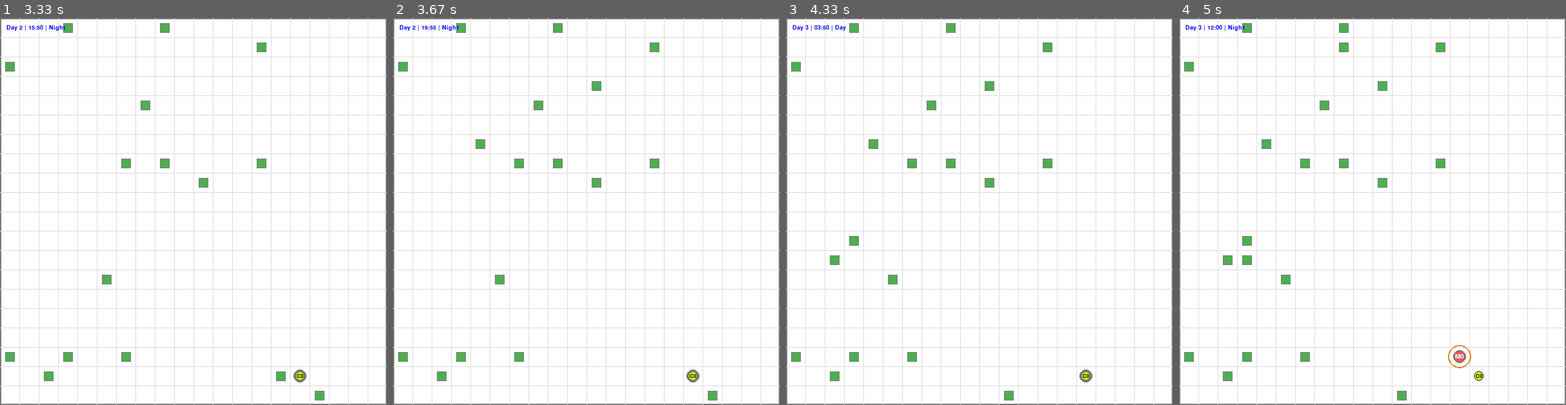
Above: before the commit, frames 1-4 (left to right).
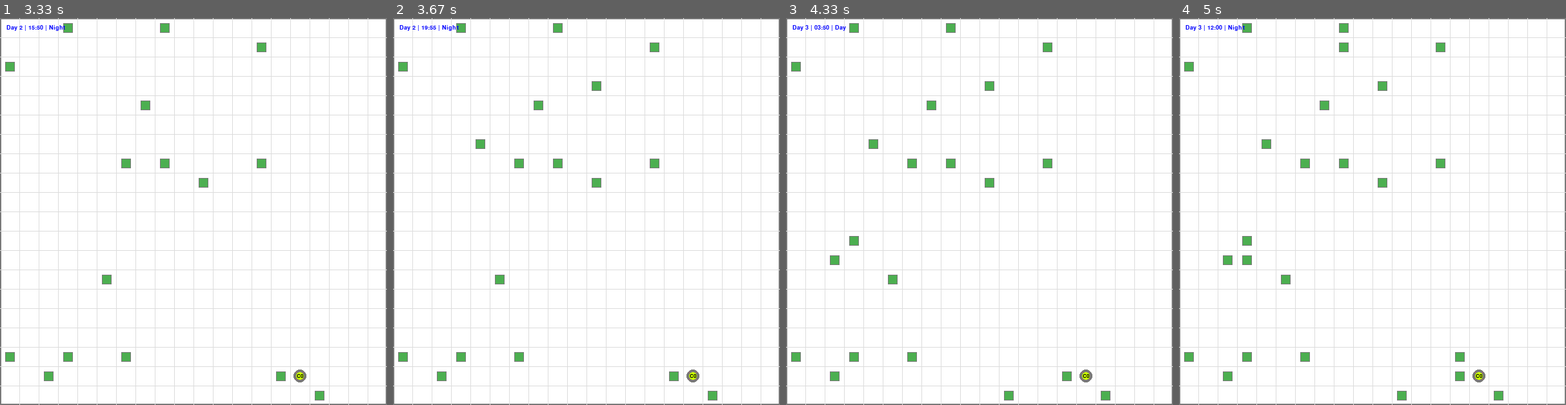
Above: after the commit, the same moments.

Repository: boannas/Senior_thesis
Game: pygame game, started from run_gridworld.py
Same seed, same stepped clock (60 frames per second), same inputs: the game is played once before the commit and once after it.
Inputs:
- Up to frame 1 (3.33 s): tap Enter at 0.33 s; tap Space at 1.67, 2.07, 2.37, 2.57, 2.9, 3.2 s
- Up to frame 2 (3.67 s): tap Space at 3.4 s
- Up to frame 3 (4.33 s): tap Space at 3.7, 3.97, 4.3 s
- Up to frame 4 (5 s): tap Space at 4.6, 4.73 s

Frame 1 is identical in both runs. In frame 2, less than 0.1% of the frame differs, in the area x 71-74%, y 91-94%; in frame 3, 0.1%; in frame 4, 0.3%, in the area x 69-84%, y 84-99%.

Commit message:
add passive survival lower bound and world rules
child died from hunger within 1000 ticks
mother died from loss energy within 2000 ticks

Diff:
--- /dev/null
+++ b/baseline_passive_lower_bound.py
@@ -0,0 +1,189 @@
+"""
+PASSIVE SURVIVAL LOWER BOUND (World difficulty floor)
+=====================================================
+
+Purpose
+-------
+Estimate how long mother/child survive if the mother does *nothing*:
+- no movement
+- no actions (no forage, no care, no protect)
+
+This gives a "world rule" lower bound that any mechanism should beat.
+
+Implementation note
+-------------------
+We force passivity by setting mother.fatigue >= 90 every tick. In
+`core/policies/mother.py`, this causes the mother to stay in place and
+skip action selection.
+
+Output
+------
+Writes CSV to: test_results/passive_lower_bound/
+"""
+
+import os
+import csv
+import numpy as np
+from datetime import datetime
+
+from core.world import World
+from core.seed import init_seed
+
+
+# ============================================================================
+# CONFIGURATION (edit these to match your ecology regime)
+# ============================================================================
+NUM_REPLICATES = 50
+MAX_TICKS = 10000
+
+GRID_W = 20
+GRID_H = 20
+NUM_MOTHERS = 1
+NUM_CHILDREN = 1
+NUM_THREATS = 0
+
+FOOD_AT_START = 0
+# Disable food spawning for passive baseline. If food spawns but mother never acts,
+# the grid can fill with uneaten food and end the simulation for the wrong reason.
+FOOD_SPAWN_INTERVAL = 30
+FOOD_SPAWN_N = 1
+
+DAY_STEP = 100
+SEED_BASE = 1000
+
+OUTPUT_DIR = "test_results/passive_lower_bound"
+os.makedirs(OUTPUT_DIR, exist_ok=True)
+
+
+def _random_positions(rng, n, w, h):
+    return [(int(rng.randint(0, w)), int(rng.randint(0, h))) for _ in range(n)]
+
+
+def run_single_replicate(replicate_id: int, seed: int):
+    init_seed(seed)
+    rng = np.random.RandomState(seed)
+
+    mother_starts = _random_positions(rng, NUM_MOTHERS, GRID_W, GRID_H)
+    child_start = _random_positions(rng, NUM_CHILDREN, GRID_W, GRID_H)
+    threat_starts = _random_positions(rng, NUM_THREATS, GRID_W, GRID_H)
+    food_positions = _random_positions(rng, FOOD_AT_START, GRID_W, GRID_H)
+
+    world = World(
+        grid_w=GRID_W,
+        grid_h=GRID_H,
+        mother_starts=mother_starts,
+        child_start=child_start,
+        food_positions=food_positions,
+        threat_starts=threat_starts,
+        seed=seed,
+        day_step=DAY_STEP,
+        plasticity_rule=None,  # learning off (passive baseline)
+        food_spawn_interval=FOOD_SPAWN_INTERVAL,
+        food_spawn_n=FOOD_SPAWN_N,
+        use_fixed_weights=True,  # doesn't matter; mother won't act
+    )
+    world.passive_mothers = False
+
+    mother = world.mothers[0] if world.mothers else None
+    child = world.children[0] if world.children else None
+
+    mother_death_tick = None
+    child_death_tick = None
+
+    for tick in range(MAX_TICKS):
+        world.step()
+        if child is not None and child_death_tick is None and (not child.is_alive()):
+            child_death_tick = tick
+        if mother is not None and mother_death_tick is None and (not mother.is_alive()):
+            mother_death_tick = tick
+
+        if (child_death_tick is not None) and (mother_death_tick is not None):
+            break
+
+    # If still alive at end, treat as right-censored at MAX_TICKS
+    if child is not None and child_death_tick is None and child.is_alive():
+        child_death_tick = MAX_TICKS
+    if mother is not None and mother_death_tick is None and mother.is_alive():
+        mother_death_tick = MAX_TICKS
+
+    return {
+        "replicate": replicate_id,
+        "seed": seed,
+        "max_ticks": MAX_TICKS,
+        "child_death_tick": child_death_tick,
+        "mother_death_tick": mother_death_tick,
+        "child_alive_end": bool(child.is_alive()) if child is not None else False,
+        "mother_alive_end": bool(mother.is_alive()) if mother is not None else False,
+        "final_child_injury": float(getattr(child, "injury", 0.0)) if child is not None else 0.0,
+        "final_child_hunger": float(getattr(child, "hunger", 0.0)) if child is not None else 0.0,
+        "final_mother_energy": float(getattr(mother, "energy", 0.0)) if mother is not None else 0.0,
+    }
+
+
+def main():
+    print("=" * 70)
+    print("PASSIVE SURVIVAL LOWER BOUND")
+    print("=" * 70)
+    print(f"Replicates: {NUM_REPLICATES}")
+    print(f"Max ticks: {MAX_TICKS}")
+    print(f"Grid: {GRID_W}x{GRID_H}")
+    print(f"Threats: {NUM_THREATS}, Food at start: {FOOD_AT_START}")
+    print(f"Output: {OUTPUT_DIR}")
+    print("=" * 70)
+
+    rows = []
+    for rid in range(1, NUM_REPLICATES + 1):
+        seed = SEED_BASE + rid
+        print(f"Running {rid}/{NUM_REPLICATES} (seed={seed})...", end=" ", flush=True)
+        try:
+            r = run_single_replicate(rid, seed)
+            rows.append(r)
+            print(f"child_death={r['child_death_tick']}, mother_death={r['mother_death_tick']}")
+        except Exception as e:
+            import traceback
+            print(f"ERROR: {e}")
+            traceback.print_exc()
+
+    if not rows:
+        print("No results generated.")
+        return
+
+    csv_path = os.path.join(OUTPUT_DIR, "passive_lower_bound_replicates.csv")
+    with open(csv_path, "w", newline="", encoding="utf-8") as f:
+        w = csv.DictWriter(f, fieldnames=list(rows[0].keys()))
+        w.writeheader()
+        w.writerows(rows)
+    print(f"\nWrote CSV: {csv_path}")
+
+    child_deaths = np.array([r["child_death_tick"] for r in rows], dtype=float)
+    mother_deaths = np.array([r["mother_death_tick"] for r in rows], dtype=float)
+
+    def _summary(arr):
+        return float(np.mean(arr)), float(np.std(arr)), float(np.median(arr))
+
+    c_mean, c_std, c_med = _summary(child_deaths)
+    m_mean, m_std, m_med = _summary(mother_deaths)
+
+    print("\n" + "=" * 70)
+    print("SUMMARY")
+    print("=" * 70)
+    print(f"Child time-to-death:  mean={c_mean:.1f}, std={c_std:.1f}, median={c_med:.1f}")
+    print(f"Mother time-to-death: mean={m_mean:.1f}, std={m_std:.1f}, median={m_med:.1f}")
+
+    summary_path = os.path.join(OUTPUT_DIR, "passive_lower_bound_summary.txt")
+    with open(summary_path, "w", encoding="utf-8") as f:
+        f.write("PASSIVE SURVIVAL LOWER BOUND\n")
+        f.write("=" * 70 + "\n")
+        f.write(f"Timestamp: {datetime.now().isoformat()}\n")
+        f.write(f"Replicates: {NUM_REPLICATES}\n")
+        f.write(f"Max ticks: {MAX_TICKS}\n")
+        f.write(f"Grid: {GRID_W}x{GRID_H}\n")
+        f.write(f"Threats: {NUM_THREATS}, Food at start: {FOOD_AT_START}\n")
+        f.write("\n")
+        f.write(f"Child time-to-death:  mean={c_mean:.1f}, std={c_std:.1f}, median={c_med:.1f}\n")
+        f.write(f"Mother time-to-death: mean={m_mean:.1f}, std={m_std:.1f}, median={m_med:.1f}\n")
+    print(f"Wrote summary: {summary_path}")
+
+
+if __name__ == "__main__":
+    main()
--- a/core/agents.py
+++ b/core/agents.py
@@ -27,13 +27,17 @@
     "fatigue": 0.1,
 }
 
+# Basal metabolic cost: energy decreases every tick regardless of action.
+# This prevents "free energy" while idle/resting; energy should increase only via eating.
+BASAL_METABOLIC_COST = -0.05
+
 REST_RECOVERY = {
-    "energy": 0.1,      # Changed from -0.05: mother recovers energy when resting
+    "energy": 0.0,      # Rest reduces fatigue but does not create energy
     "fatigue": -3.0,    # Active rest recovers fatigue fast
 }
 
 IDLE_RECOVERY = {
-    "energy": 0.05,     # Changed from -0.05: mother recovers energy during idle (sustainability)
+    "energy": 0.0,      # Idle does not create energy (basal metabolism still applies)
     "fatigue": -1.0,    # Fatigue decreases when idle
 }
 
@@ -283,6 +287,9 @@
         if not self.is_alive():
             self.alive = False
             return
+
+        # Basal metabolism applies every tick
+        self.energy += BASAL_METABOLIC_COST
 
         if moved:
             self.energy += MOVE_COST["energy"]
@@ -490,14 +497,16 @@
         self.threat_close = False
         self.nearest_threat_dist = float("inf")
 
-        # Hunger increases each tick (reduced from 1.0 for survivability)
-        self.hunger = min(100.0, self.hunger + 0.5)
-
-        # Warmth: carried = warm up, alone = cool down slowly
+        # Hunger increases each tick.
+        # Tuned so passive (unfed) child reaches hunger=100 at ~1000 ticks.
+        self.hunger = min(100.0, self.hunger + 0.1)
+
+        # Warmth: carried = warm up, alone = cool down slowly.
+        # Tuned slower than hunger so hunger is the primary passive failure mode.
         if self.is_carried:
             self.warmth = min(50.0, self.warmth + self.warmth_recovery_rate)
         else:
-            self.warmth = max(0.0, self.warmth - 0.2)  # Was 0.5, reduced for survivability
+            self.warmth = max(0.0, self.warmth - 0.03)
 
         # Injury: check threat proximity
         for threat in world.threats:
--- a/core/policies/mother.py
+++ b/core/policies/mother.py
@@ -56,6 +56,11 @@
     prev_positions = {mother: (mother.x, mother.y) for mother in world.mothers}
 
     for mother in world.mothers:
+        # Passive survival lower bound: freeze mothers (no move, no action).
+        if getattr(world, "passive_mothers", False):
+            proposals[mother] = (mother.x, mother.y)
+            continue
+
         food_perceived, _ = mother.scan_perception(
             all_visible_entities, perception_range=perception_range
         )
--- /dev/null
+++ b/test_results/passive_lower_bound/passive_lower_bound_replicates.csv
@@ -0,0 +1,51 @@
+replicate,seed,max_ticks,child_death_tick,mother_death_tick,child_alive_end,mother_alive_end,final_child_injury,final_child_hunger,final_mother_energy
+1,1001,10000,10000,10000,True,True,0.0,11.399999999999975,47.00000000002787
+2,1002,10000,10000,10000,True,True,0.0,25.500000000000494,53.40000000002956
+3,1003,10000,6962,6601,False,False,0.0,100.0,0.0
+4,1004,10000,10000,10000,True,True,0.0,6.400000000000208,56.40000000002919
+5,1005,10000,10000,10000,True,True,0.0,43.400000000005384,41.300000000024895
+6,1006,10000,10000,10000,True,True,0.0,18.600000000000286,62.30000000002646
+7,1007,10000,10000,10000,True,True,0.0,5.099999999999998,54.50000000002831
+8,1008,10000,4199,3902,False,False,0.0,100.0,0.0
+9,1009,10000,10000,10000,True,True,0.0,20.000000000011028,40.900000000025265
+10,1010,10000,10000,10000,True,True,0.0,6.400000000000627,53.600000000026505
+11,1011,10000,10000,10000,True,True,0.0,28.200000000000898,51.300000000028604
+12,1012,10000,2200,1938,False,False,0.0,100.0,0.0
+13,1013,10000,6399,6245,False,False,0.0,100.0,0.0
+14,1014,10000,10000,10000,True,True,0.0,15.900000000001894,51.300000000028504
+15,1015,10000,10000,10000,True,True,0.0,23.100000000000737,47.30000000002387
+16,1016,10000,2388,2136,False,False,0.0,100.0,0.0
+17,1017,10000,10000,10000,True,True,0.0,1.4000000000004706,58.20000000002739
+18,1018,10000,10000,10000,True,True,0.0,32.400000000000524,55.20000000002871
+19,1019,10000,10000,10000,True,True,0.0,12.500000000000028,43.200000000029846
+20,1020,10000,10000,10000,True,True,0.0,12.50000000000109,46.90000000002575
+21,1021,10000,10000,10000,True,True,0.0,62.30000000000255,21.400000000014188
+22,1022,10000,10000,10000,True,True,0.0,5.100000000003915,53.40000000002741
+23,1023,10000,10000,10000,True,True,0.0,11.60000000000059,48.60000000002906
+24,1024,10000,10000,10000,True,True,0.0,12.100000000000358,45.10000000002905
+25,1025,10000,10000,10000,True,True,0.0,53.70000000000106,15.900000000025372
+26,1026,10000,10000,10000,True,True,0.0,15.300000000000253,52.20000000002923
+27,1027,10000,2000,10000,False,True,0.0,100.0,94.35000000000032
+28,1028,10000,10000,10000,True,True,0.0,41.30000000000381,33.10000000001979
+29,1029,10000,2387,2042,False,False,0.0,100.0,0.0
+30,1030,10000,10000,10000,True,True,0.0,7.700000000005681,50.600000000030136
+31,1031,10000,5189,10000,False,True,0.0,100.0,99.30000000000028
+32,1032,10000,5188,10000,False,True,0.0,100.0,99.95
+33,1033,10000,10000,10000,True,True,0.0,28.400000000003004,33.90000000002678
+34,1034,10000,10000,10000,True,True,0.0,10.29999999999998,49.10000000002741
+35,1035,10000,2600,2556,False,False,0.0,100.0,0.0
+36,1036,10000,4397,4206,False,False,0.0,100.0,0.0
+37,1037,10000,10000,10000,True,True,0.0,63.800000000003216,30.800000000029698
+38,1038,10000,10000,10000,True,True,0.0,44.70000000000304,35.20000000002698
+39,1039,10000,10000,10000,True,True,0.0,37.20000000000263,43.80000000002866
+40,1040,10000,10000,10000,True,True,0.0,33.40000000000049,40.30000000002532
+41,1041,10000,10000,10000,True,True,0.0,8.199999999999987,50.900000000028804
+42,1042,10000,10000,10000,True,True,0.0,44.7000000000035,38.200000000028496
+43,1043,10000,8399,8060,False,False,0.0,100.0,0.0
+44,1044,10000,10000,10000,True,True,0.0,2.700000000000001,58.600000000028786
+45,1045,10000,10000,10000,True,True,0.0,24.400000000000944,36.50000000002541
+46,1046,10000,10000,10000,True,True,0.0,29.600000000003142,43.00000000002558
+47,1047,10000,5999,5731,False,False,0.0,100.0,0.0
+48,1048,10000,10000,10000,True,True,0.0,17.10000000000005,64.80000000002845
+49,1049,10000,6199,5880,False,False,0.0,100.0,0.0
+50,1050,10000,10000,10000,True,True,0.0,45.900000000003594,42.90000000002348
--- /dev/null
+++ b/test_results/passive_lower_bound/passive_lower_bound_summary.txt
@@ -0,0 +1,10 @@
+PASSIVE SURVIVAL LOWER BOUND
+======================================================================
+Timestamp: 2026-04-17T15:56:04.960410
+Replicates: 50
+Max ticks: 10000
+Grid: 20x20
+Threats: 0, Food at start: 0
+
+Child time-to-death:  mean=8490.1, std=2638.5, median=10000.0
+Mother time-to-death: mean=8785.9, std=2478.9, median=10000.0
